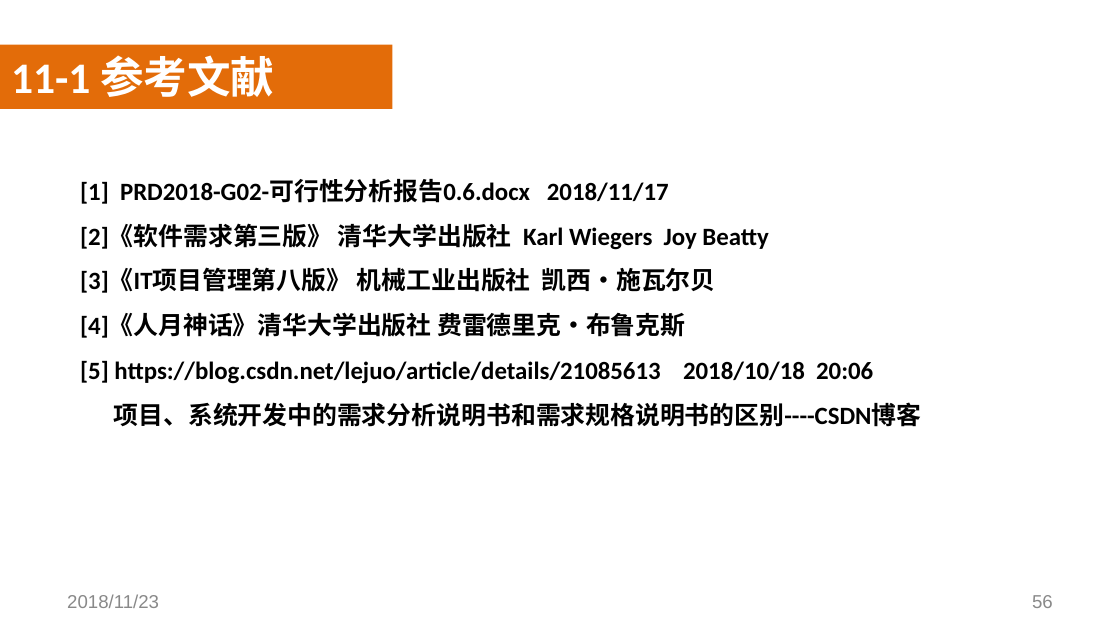
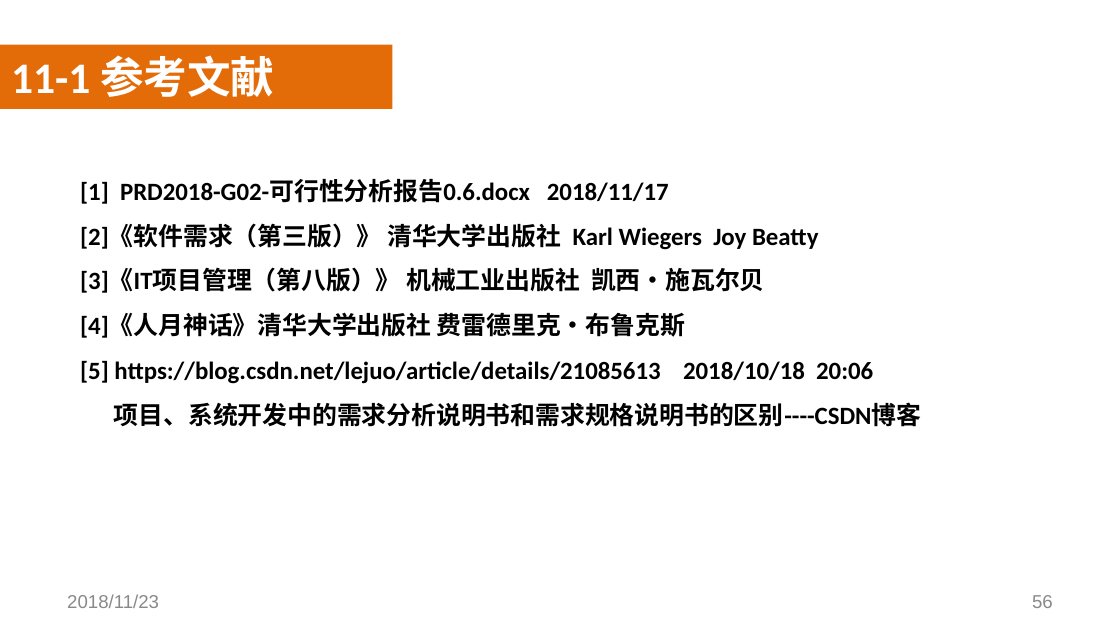
Before and after one commit to SoftwareRequirtmentsG02/Document, a slide deck: slide 56 of 案例教学系统/受控文档/分析设计/PPT/PRD2018-G02-需求工程PPT(III).pptx. Drawn at 1120x630 pixels with LibreOffice and Linux fonts; fonts in the diff are those of the drawing; background and template pictures are left out. Boxes give left, top, right and bottom in pixels: in the first picture for what was removed or moved away, otherwise in the second. Text is boxed around its words. In the diff, an @@ line names an element or a change of style, - is before the commit and + after.

```diff
--- a/案例教学系统/受控文档/分析设计/PPT/PRD2018-G02-需求工程PPT(III).pptx
+++ b/案例教学系统/受控文档/分析设计/PPT/PRD2018-G02-需求工程PPT(III).pptx
@@ text at [80,223,818,293]: text changed @@
-  [2]《软件需求第三版》 清华大学出版社 Karl Wiegers Joy Beatty
-  [3]《IT项目管理第八版》 机械工业出版社 凯西•施瓦尔贝
+  [2]《软件需求（第三版）》 清华大学出版社 Karl Wiegers Joy Beatty
+  [3]《IT项目管理（第八版）》 机械工业出版社 凯西•施瓦尔贝
```
